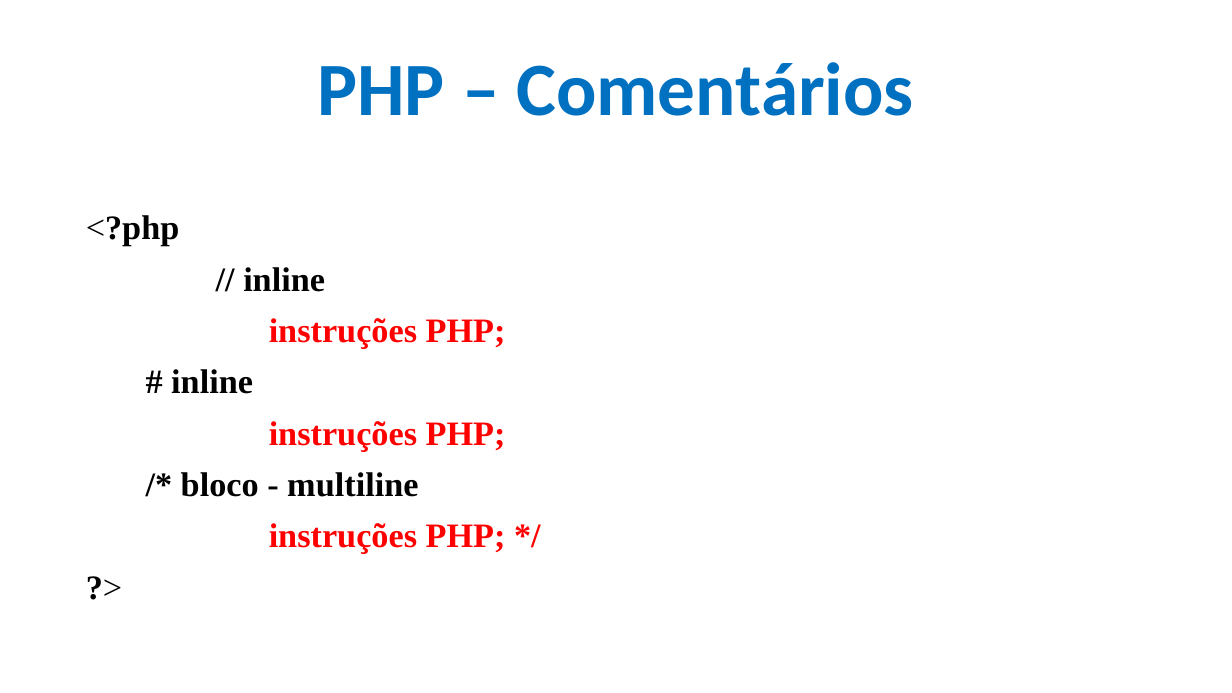
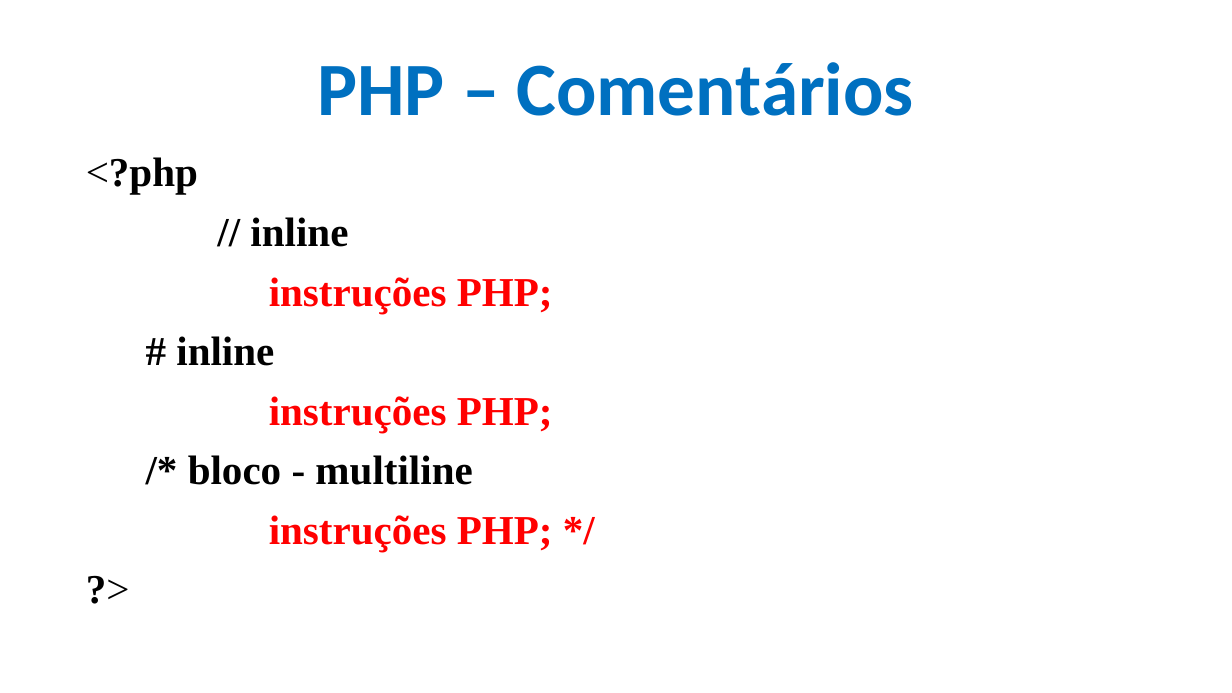
Before and after one commit to CloudEducationBrazil/WydenDesenvolvimentoWebPHP, a slide deck: slide 14 of 01 Classes/Aula 12 e 13 Desenvolvimento Web PHP - PHP.pptx. Drawn at 1232x693 pixels with LibreOffice and Linux fonts; fonts in the diff are those of the drawing; background and template pictures are left out. Boxes give left, top, right and bottom in pixels: in the first picture for what was removed or moved away, otherwise in the second. Text is boxed around its words. In the diff, an @@ line names an element or a change of style, - is before the commit and + after.

```diff
--- a/01 Classes/Aula 12 e 13 Desenvolvimento Web PHP - PHP.pptx
+++ b/01 Classes/Aula 12 e 13 Desenvolvimento Web PHP - PHP.pptx
@@ text "<?php" at <box>86,157,553,552</box>: size 20 to 24 pt @@
```
Also in this commit, not shown: 8 other slides changed.
